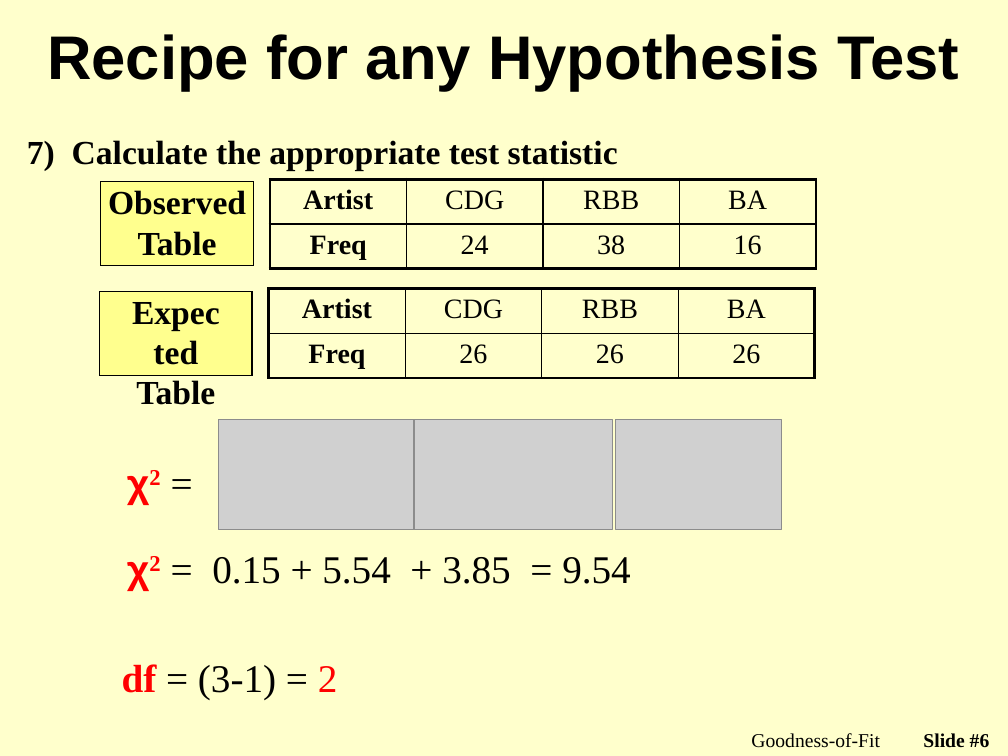
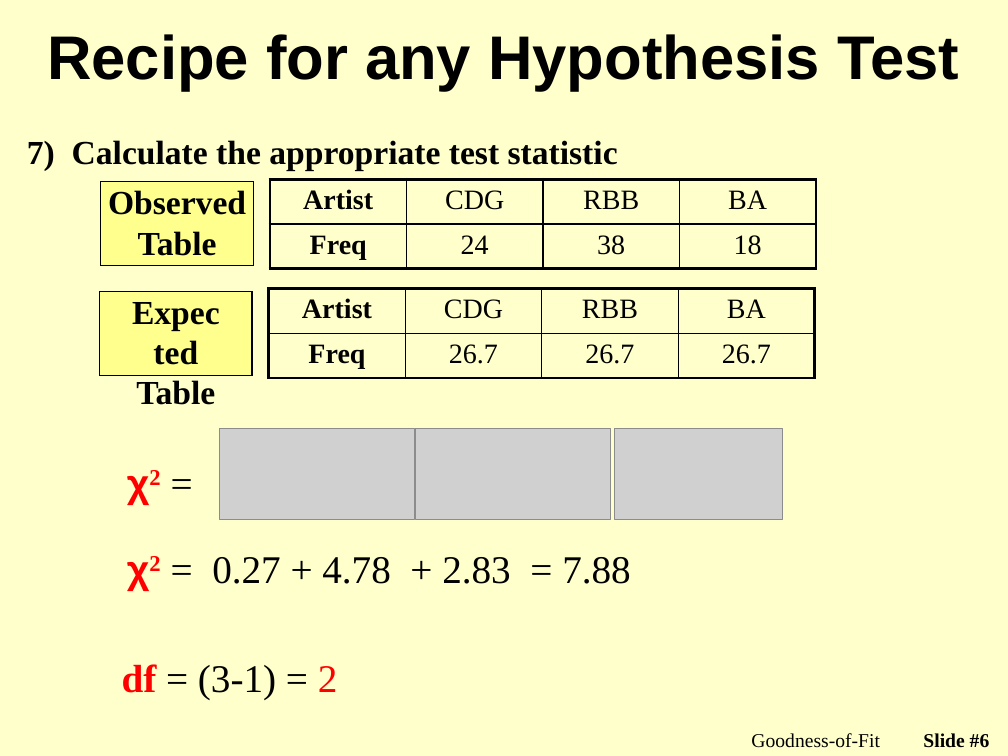
Before and after one commit to droglenc/NCMTH107, a slide deck: slide 6 of modules/Goodness_of_Fit/PPT.pptx. Drawn at 1008x756 pixels with LibreOffice and Linux fonts; fonts in the diff are those of the drawing; grey boxes stand for pictures; background and template pictures are left out. Boxes give left, top, right and bottom in pixels: in the first picture for what was removed or moved away, otherwise in the second. Text is boxed around its words. In the diff, an @@ line names an element or a change of style, - is before the commit and + after.

```diff
--- a/modules/Goodness_of_Fit/PPT.pptx
+++ b/modules/Goodness_of_Fit/PPT.pptx
@@ table at (270,179,814,269) @@
-row 2, column 4: 16
+row 2, column 4: 18
@@ table at (269,288,813,378) @@
-row 2: Freq | 26 | 26 | 26
+row 2: Freq | 26.7 | 26.7 | 26.7
@@ picture: place and size @@
-picture at (218,419,416,529)
+picture at (220,429,414,520)
@@ picture: place and size @@
-picture at (414,419,613,529)
+picture at (415,429,610,520)
@@ picture: place and size @@
-picture at (616,419,781,529)
+picture at (614,429,783,520)
@@ text at (212,557,630,584): text changed @@
-χ2 = 0.15 + 5.54 + 3.85 = 9.54
+χ2 = 0.27 + 4.78 + 2.83 = 7.88
```
Also in this commit, not shown: 4 other slides changed, 2 other files.
